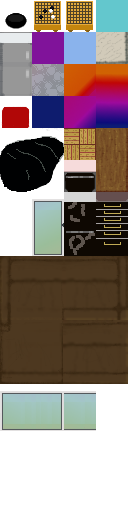
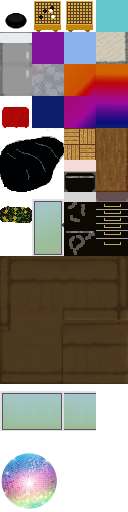
Layers edited between the first and the second 128px x 512px image:
added layer "pnghut_disco-ball-clip-art-vector-crystal.png copy" above "nerdhof-tiles.png" over [1, 453, 57, 509]
renamed "Background copy" to "nerdhof-tiles.png", painted on it over [0, 107, 32, 223]
removed layer "GoBan empty" over [0, 107, 32, 223]
